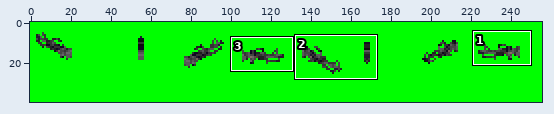
File history of a sprite sheet, Resources/Weapons/M60 Hog/Unloaded_Hand.png. Above: a wide view before the commit, with the close-up outlined.
Close-up. Before the commit:
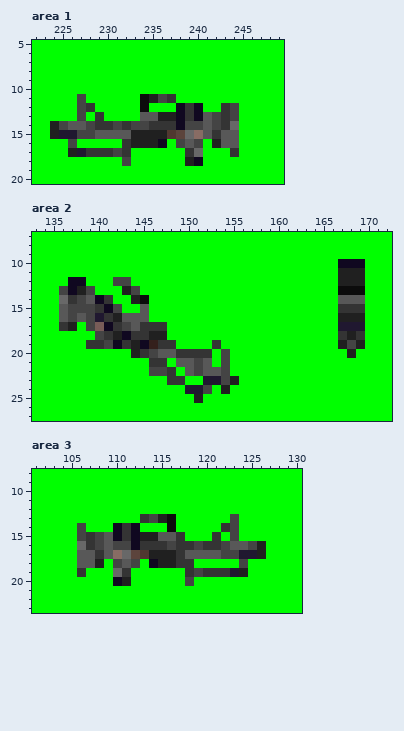
The file is 256x40 pixels. Shown: area 1: x 222..249, y 5..20; area 2: x 133..172, y 7..27; area 3: x 101..130, y 8..23. The commit also changed other parts of the picture, which this record leaves out.
New version:
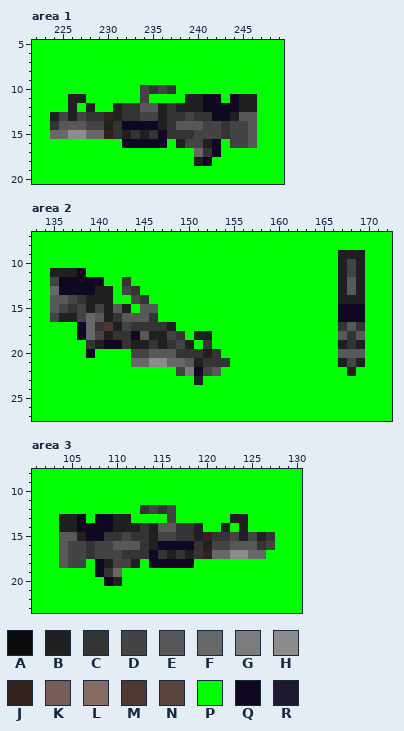
Palette (. is transparent): A #0c0c0c  B #202020  C #343434  D #444444  E #585858  F #686868  G #7c7c7c  H #8c8c8c  J #34201c  K #785c58  L #886c64  M #503830  N #5c443c  P #00ff00  Q #100820  R #201830
What changed:
Changed rows in their new state; - is an unchanged pixel.
Area 1:
first column x 224:
10 ----------DCDC---------
11 --BB------DPPP-BBQQ-QBB
12 --BPB--BCCEEBCBBBQQQQBB
13 BDB-C-JBCCDD-CCDCCQQBEE
14 CE---DBCQQQQB-EEED--DDE
15 FFHHFFJCBC-CQCCCDDDCDDE
16 --P-----QQQQ--BD-BQPDDE
17 --PPPPPPP------P-CQ-P--
18 --------P------PBQ-----
Area 2:
first column x 135:
 9 --------------------------------BBB
10 --------------------------------BDB
11 BBBQ-----------------------------D-
12 DQ--QQ-PC------------------------E-
13 FQ-QQBB-DC----------------------BEB
14 EEDCBBB--DC---------------------BBB
15 EDC-BDBEB--E--------------------QQQ
16 DBBDFEBC---C--------------------QQQ
17 -PPQFCMB-C---B------------------CEC
18 ---QF-BCCQE--DC-BB--------------ECE
19 -----BQ---BCB-DB-CP--------------C-
20 ----Q----DDE-----BCP------------EEE
21 ---------FFHHFF-BCCC------------BDB
22 -----------PPPDGQD-P-------------B-
23 -------------PP-BPPPP--------------
24 ---------------PPP-P---------------
25 ----------------P------------------
Area 3:
first column x 104:
12 ---------CDCD-----------
13 BBQ-QQBB-PPPD------BB---
14 BBQQQQBBBCBEECCB--BPB---
15 EEBQQCCDCC-DD-CBJ-C-BDBC
16 EDD--DEEE-BQQQQCBD---ECD
17 EDDCDDDCCCQC--BCJFFHHFF-
18 EDDPQB-DB--QQQQ-----P---
19 --P-QC-P------PPPPPPP---
20 -----QBP------P---------
Changed places in both close-ups, as pixel boxes (x1, y1, x2, y2):
changed: (50, 85, 257, 166)
changed: (338, 250, 365, 376)
changed: (50, 268, 239, 403)
changed: (59, 505, 275, 586)
